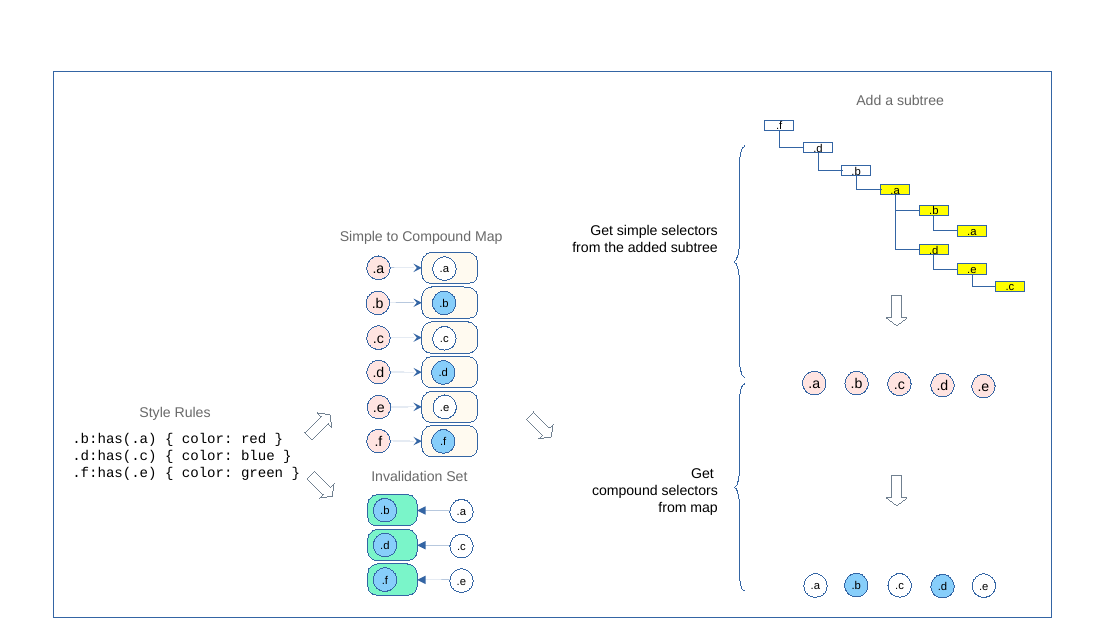
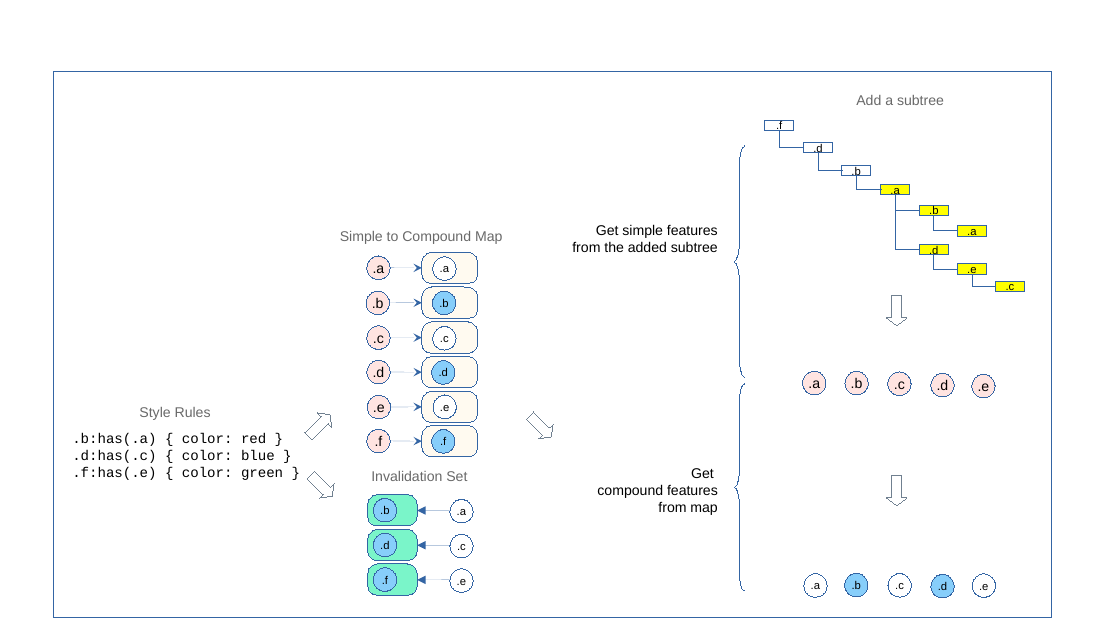
Before and after one commit to Igalia/explainers, a slide deck: slide 36 of css/has/images/has_invalidation.odp. Drawn at 1120x630 pixels with LibreOffice and Linux fonts; fonts in the diff are those of the drawing. Boxes give left, top, right and bottom in pixels: in the first picture for what was removed or moved away, otherwise in the second. Text is boxed around its words. In the diff, an @@ line names an element or a change of style, - is before the commit and + after.

Commit message:
Add simple sketches of complex cases

```diff
--- a/css/has/images/has_invalidation.odp
+++ b/css/has/images/has_invalidation.odp
@@ text at box(572, 224, 718, 252): text changed @@
-Get simple selectors
-from the added subtree
+Get simple features
+from the added subtree
@@ text at box(597, 468, 718, 515): text changed @@
-Get
-compound selectors
-from map
+Get
+compound features
+from map
```
Also in this commit, not shown: 2 other slides changed, 3 slides added, 1 slide removed, 7 other files.
